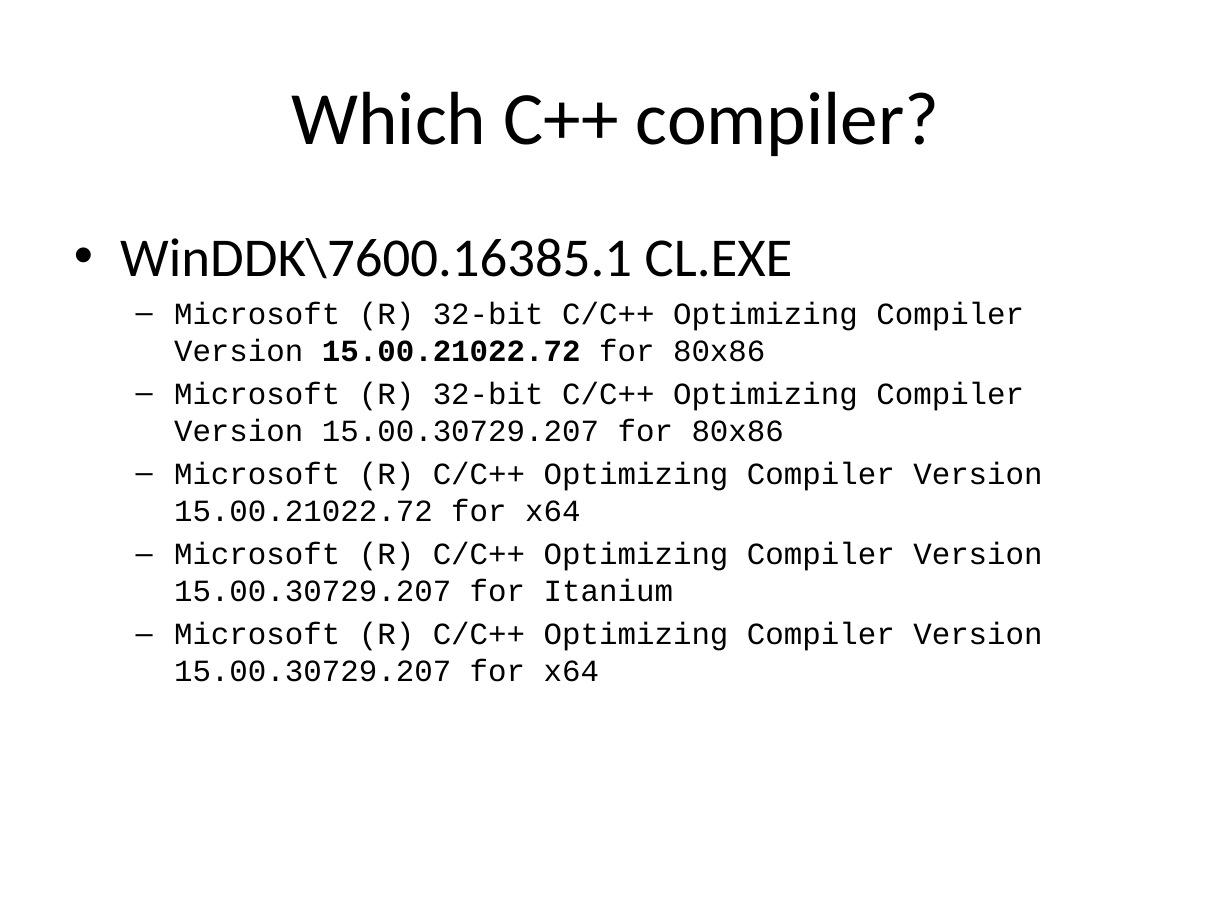
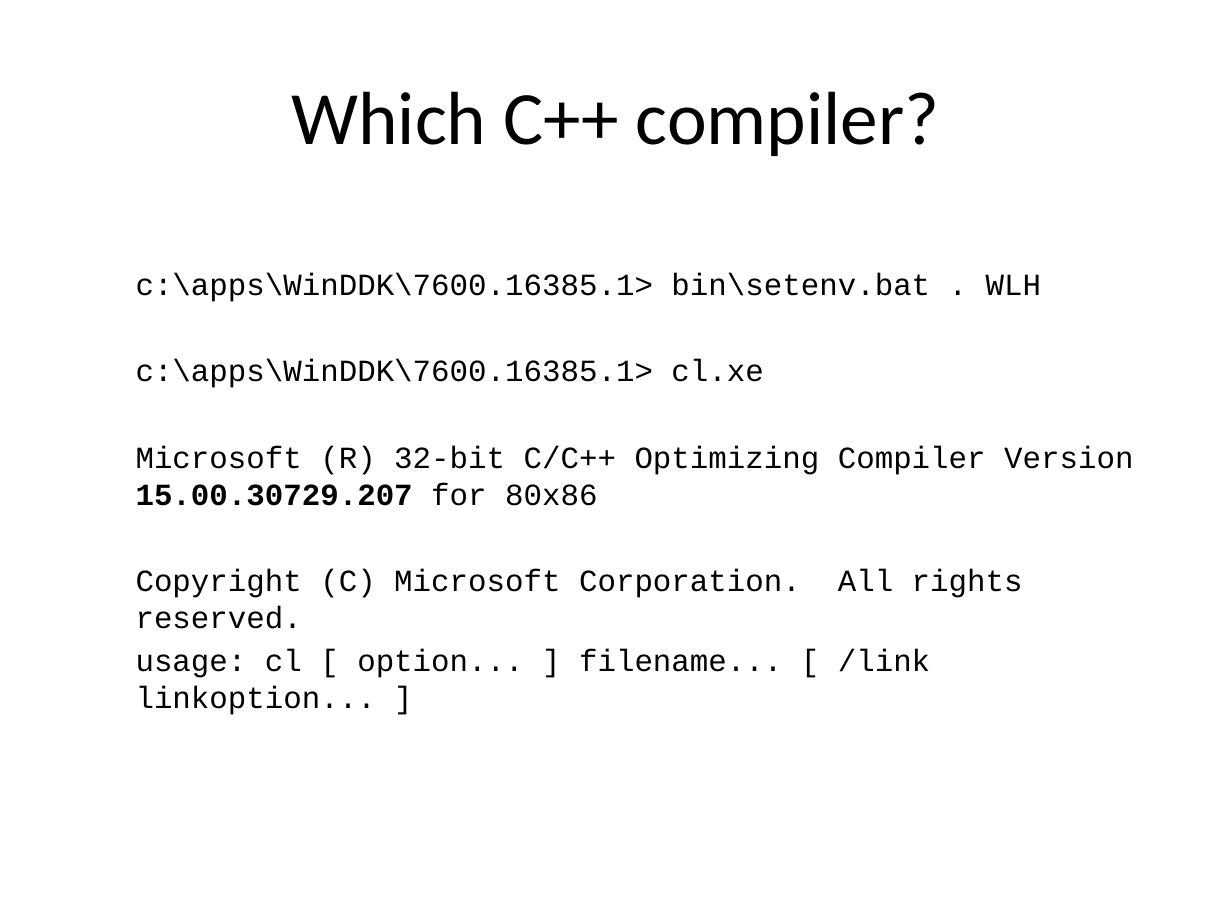
Before and after one commit to fellmad/FunWithCpp11, a slide deck: slide 7 of doc/Fun_with_C++11.pptx. Drawn at 1232x924 pixels with LibreOffice and Linux fonts; fonts in the diff are those of the drawing. Boxes give left, top, right and bottom in pixels: in the first picture for what was removed or moved away, otherwise in the second. Text is boxed around its words. In the diff, an @@ line names an element or a change of style, - is before the commit and + after.

```diff
--- a/doc/Fun_with_C++11.pptx
+++ b/doc/Fun_with_C++11.pptx
@@ text at bbox=[136, 273, 1041, 388]: text changed @@
-• WinDDK\7600.16385.1 CL.EXE
-  – Microsoft (R) 32-bit C/C++ Optimizing Compiler Version 15.00.21022.72 for 80x86
+  c:\apps\WinDDK\7600.16385.1> bin\setenv.bat . WLH
+  c:\apps\WinDDK\7600.16385.1> cl.xe
@@ text at bbox=[136, 446, 1133, 506]: bold on in "15.00.30729.207"; bullet – to none @@
@@ text at bbox=[136, 569, 1023, 715]: text changed @@
-  – Microsoft (R) C/C++ Optimizing Compiler Version 15.00.21022.72 for x64
-  – Microsoft (R) C/C++ Optimizing Compiler Version 15.00.30729.207 for Itanium
-  – Microsoft (R) C/C++ Optimizing Compiler Version 15.00.30729.207 for x64
+  Copyright (C) Microsoft Corporation. All rights reserved.
+  usage: cl [ option... ] filename... [ /link linkoption... ]
```
Also in this commit, not shown: 4 other files.
